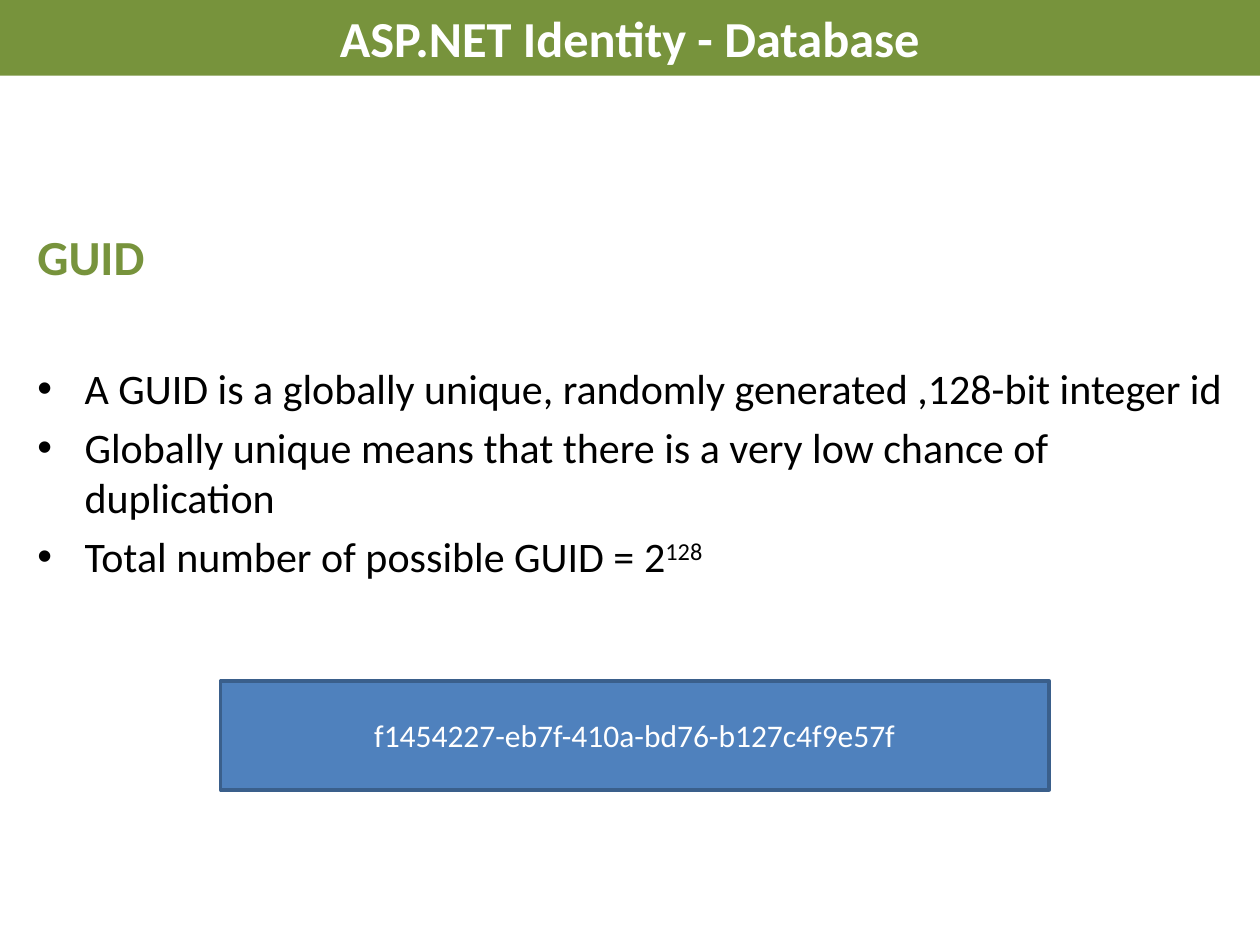
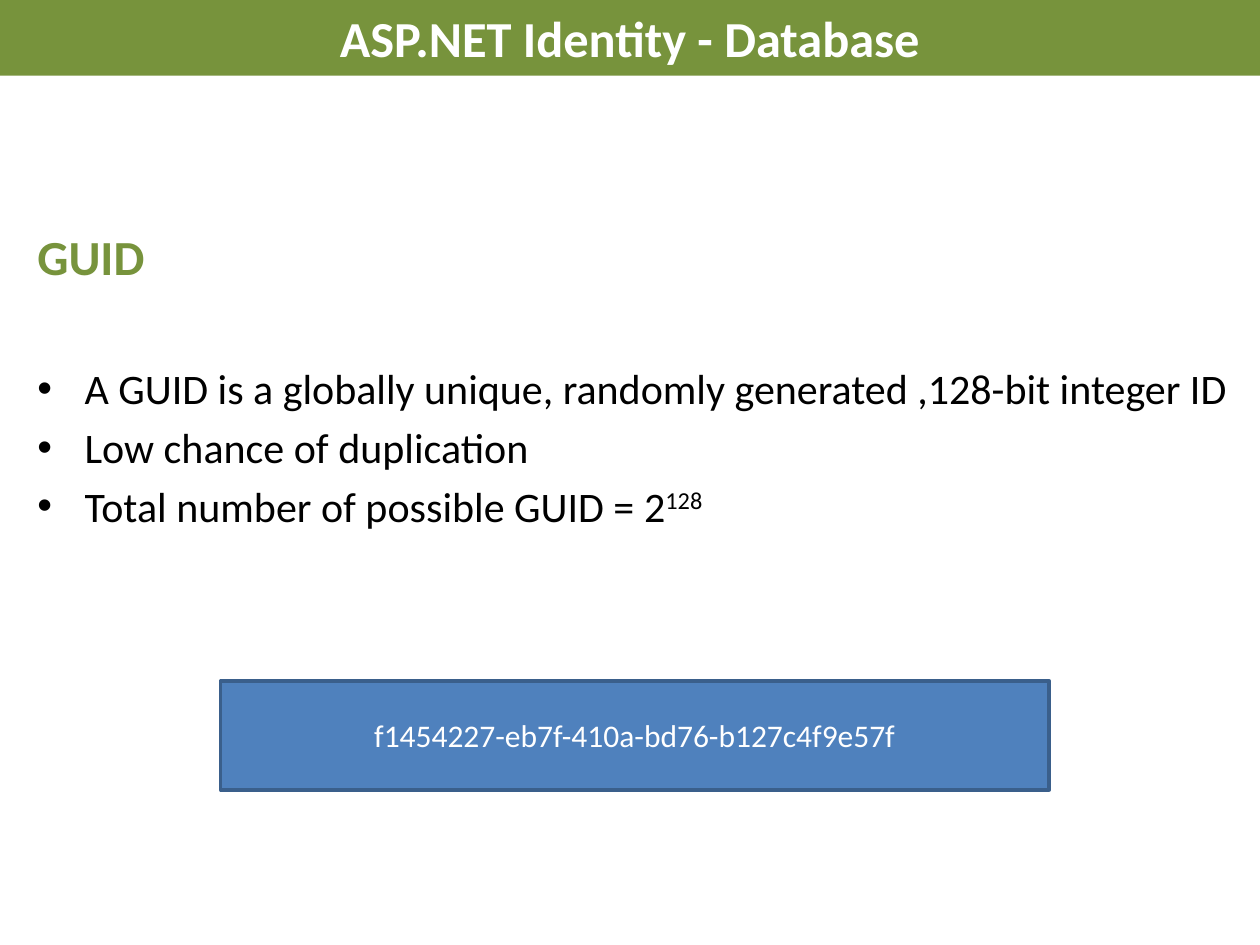
Before and after one commit to AndreasElffors/IdentityTemplate, a slide deck: slide 4 of Documents/Slides/Identity-Database.pptx. Drawn at 1260x945 pixels with LibreOffice and Linux fonts; fonts in the diff are those of the drawing; background and template pictures are left out. Boxes give left, top, right and bottom in pixels: in the first picture for what was removed or moved away, otherwise in the second. Text is boxed around its words. In the diff, an @@ line names an element or a change of style, - is before the commit and + after.

```diff
--- a/Documents/Slides/Identity-Database.pptx
+++ b/Documents/Slides/Identity-Database.pptx
@@ text at <box>85,374,1226,470</box>: text changed @@
-• A GUID is a globally unique, randomly generated ,128-bit integer id
-• Globally unique means that there is a very low chance of duplication
+• A GUID is a globally unique, randomly generated ,128-bit integer ID
+• Low chance of duplication
```
Also in this commit, not shown: 3 other slides changed, 5 other files.
